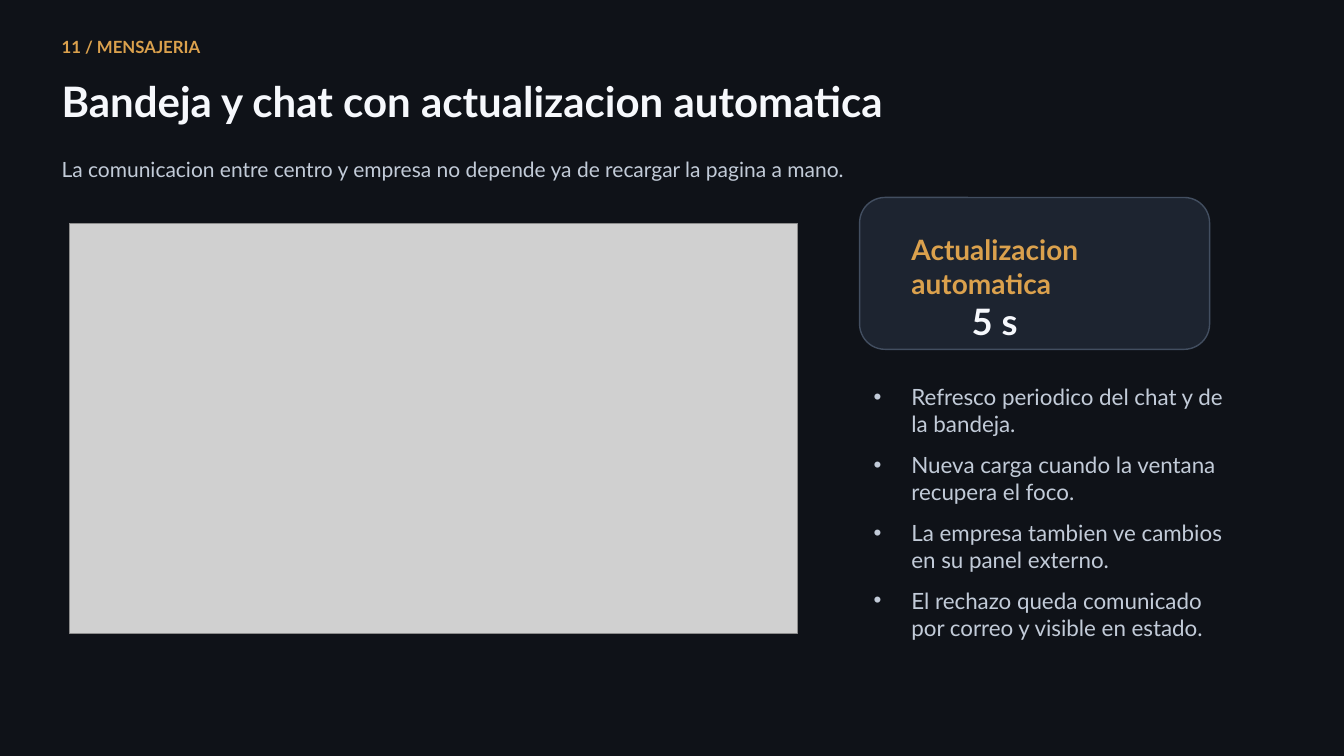
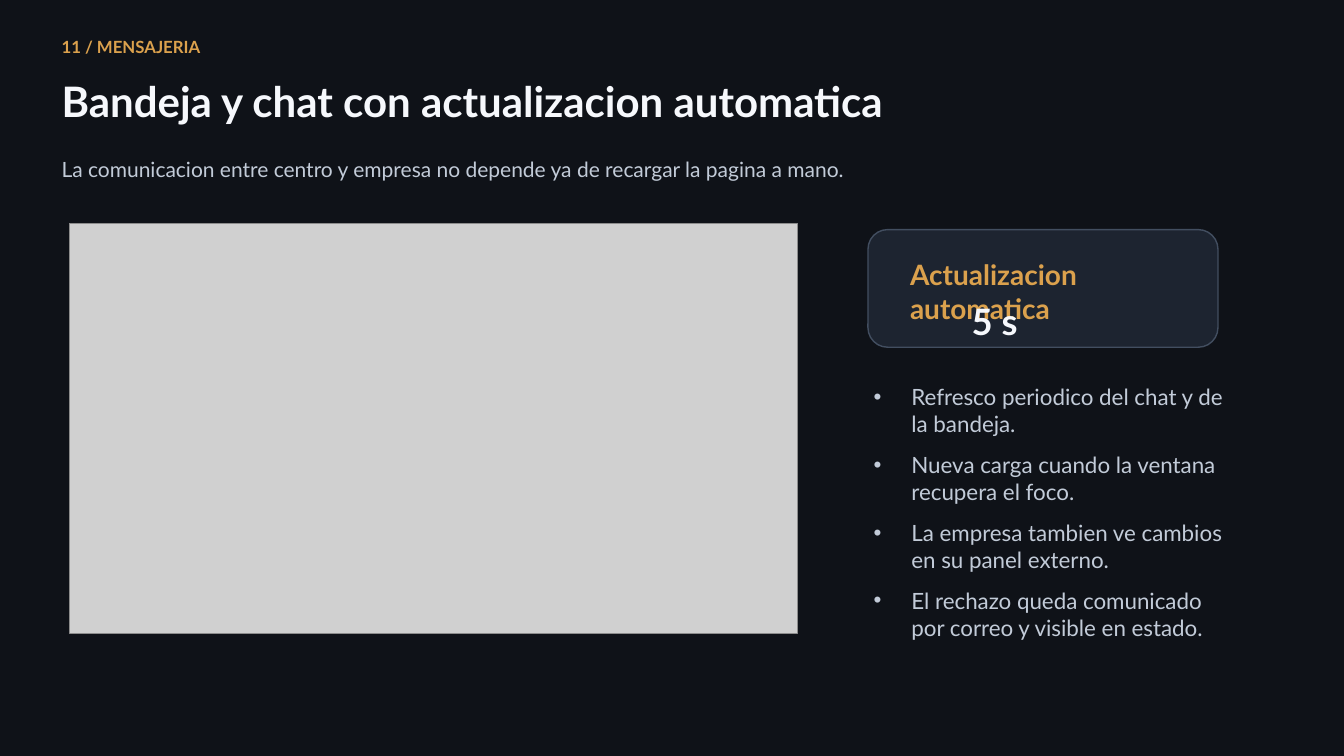
Before and after one commit to lmendez861/TFG-Agora, a slide deck: slide 12 of docs/presentacion-defensa-final.pptx. Drawn at 1344x756 pixels with LibreOffice and Linux fonts; fonts in the diff are those of the drawing; grey boxes stand for pictures. Boxes give left, top, right and bottom in pixels: in the first picture for what was removed or moved away, otherwise in the second. Text is boxed around its words. In the diff, an @@ line names an element or a change of style, - is before the commit and + after.

```diff
--- a/docs/presentacion-defensa-final.pptx
+++ b/docs/presentacion-defensa-final.pptx
@@ rounded rectangle: place and size @@
-rounded rectangle at [860, 198, 1210, 350]
+rounded rectangle at [868, 230, 1218, 348]
@@ text "Actualizacion automatica" rewrapped from [911, 239, 1078, 294] to [910, 264, 1077, 325] @@
```
Also in this commit, not shown: 8 other slides changed, 1 slide added, 2 other files.
